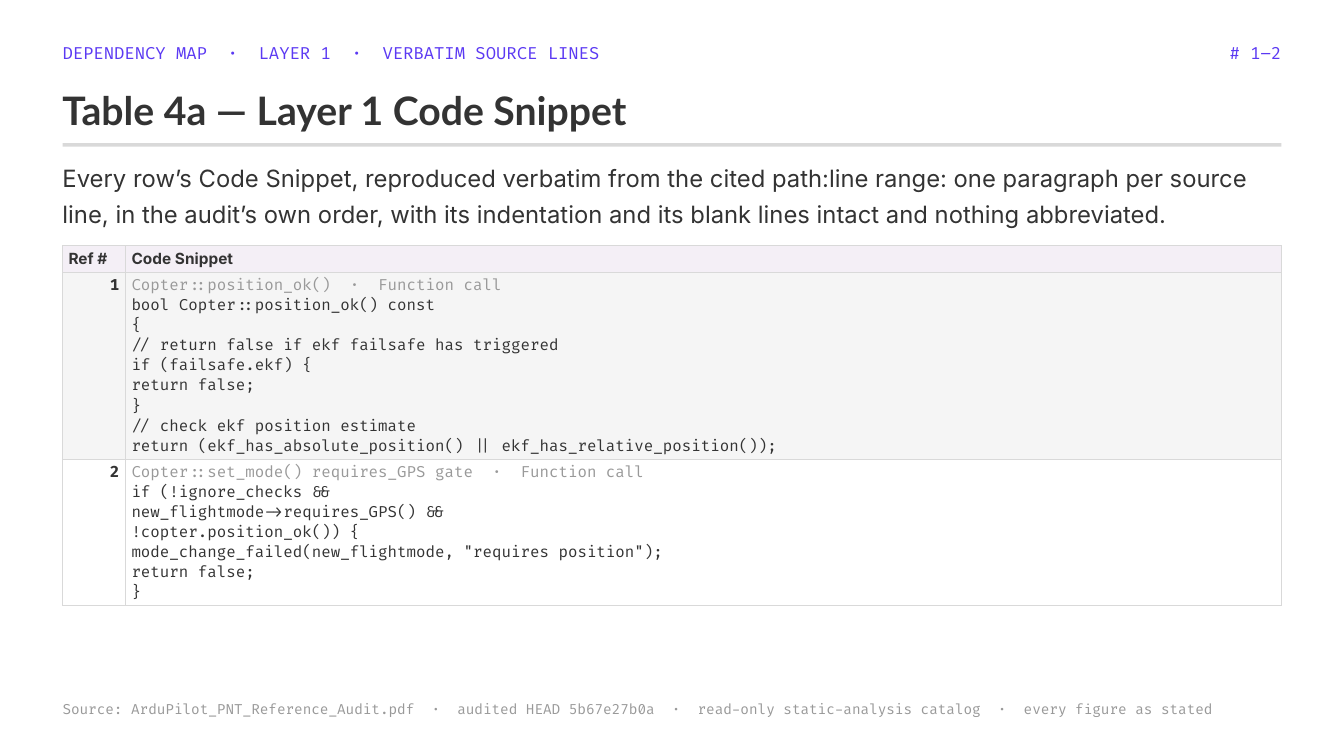
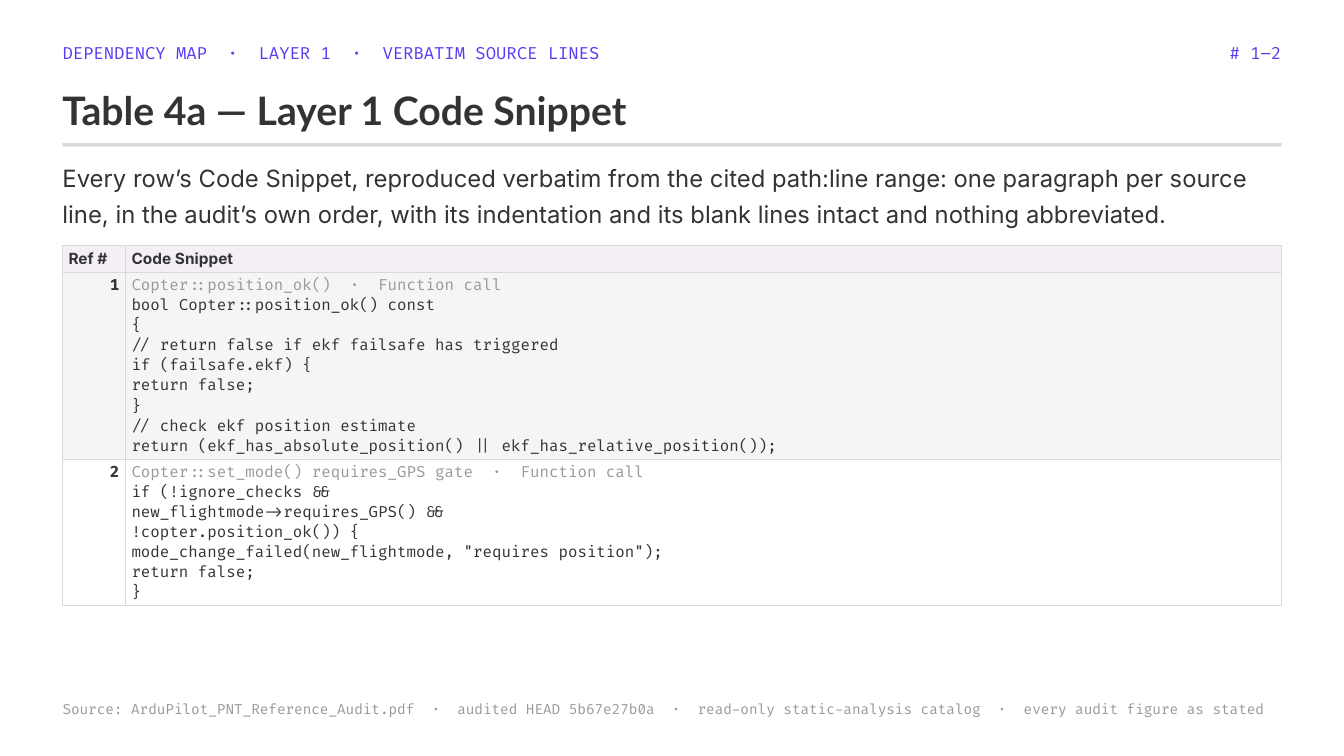
Before and after one commit to blitzy-public-samples/ardupilot-blitzy, a slide deck: slide 152 of blitzy/presentations/ArduPilot_PNT_Reference_Audit_Full_Findings.pptx. Drawn at 1344x756 pixels with LibreOffice and Linux fonts; fonts in the diff are those of the drawing. Boxes give left, top, right and bottom in pixels: in the first picture for what was removed or moved away, otherwise in the second. Text is boxed around its words. In the diff, an @@ line names an element or a change of style, - is before the commit and + after.

```diff
--- a/blitzy/presentations/ArduPilot_PNT_Reference_Audit_Full_Findings.pptx
+++ b/blitzy/presentations/ArduPilot_PNT_Reference_Audit_Full_Findings.pptx
@@ text at (x1=63, y1=703, x2=1265, y2=717): text changed @@
-Source: ArduPilot_PNT_Reference_Audit.pdf · audited HEAD 5b67e27b0a · read-only static-analysis catalog · every figure as stated
+Source: ArduPilot_PNT_Reference_Audit.pdf · audited HEAD 5b67e27b0a · read-only static-analysis catalog · every audit figure as stated
```
Also in this commit, not shown: 228 other slides changed, 2 other files.
